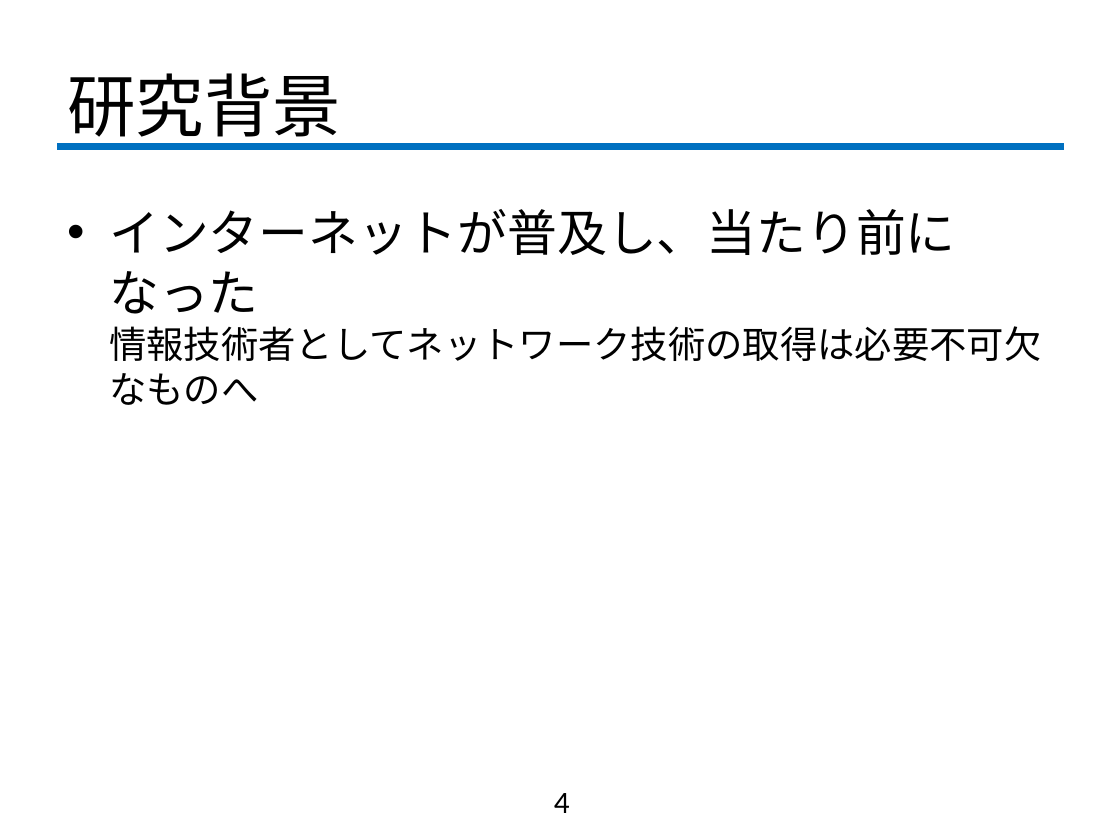
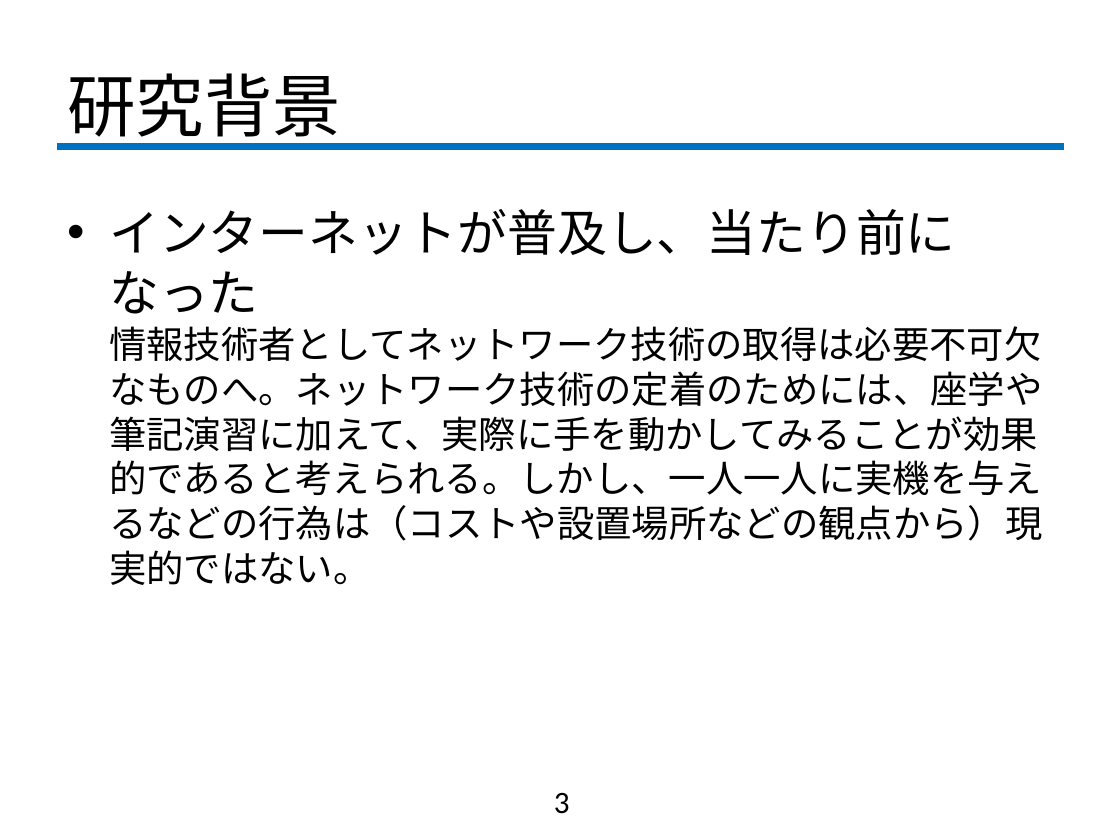
Before and after one commit to fujiLabo/fuji_simu, a slide deck: slide 3 of 中間発表.pptx (slide 4 before the commit). Drawn at 1120x840 pixels with LibreOffice and Linux fonts; fonts in the diff are those of the drawing; background and template pictures are left out. Boxes give left, top, right and bottom in pixels: in the first picture for what was removed or moved away, otherwise in the second. Text is boxed around its words. In the diff, an @@ line names an element or a change of style, - is before the commit and + after.

```diff
--- a/中間発表.pptx
+++ b/中間発表.pptx
@@ text at [109, 209, 1042, 585]: text changed @@
-• インターネットが普及し、当たり前になった
-  情報技術者としてネットワーク技術の取得は必要不可欠なものへ
+• インターネットが普及し、当たり前になった
+  情報技術者としてネットワーク技術の取得は必要不可欠なものへ。ネットワーク技術の定着のためには、座学や筆記演習に加えて、実際に手を動かしてみることが効果的であると考えられる。しかし、一人一人に実機を与えるなどの行為は（コストや設置場所などの観点から）現実的ではない。
@@ page number at [554, 792, 570, 814]: text changed @@
-4
+3
```
Also in this commit, not shown: 5 other slides changed, 9 slides added, 1 slide removed.
